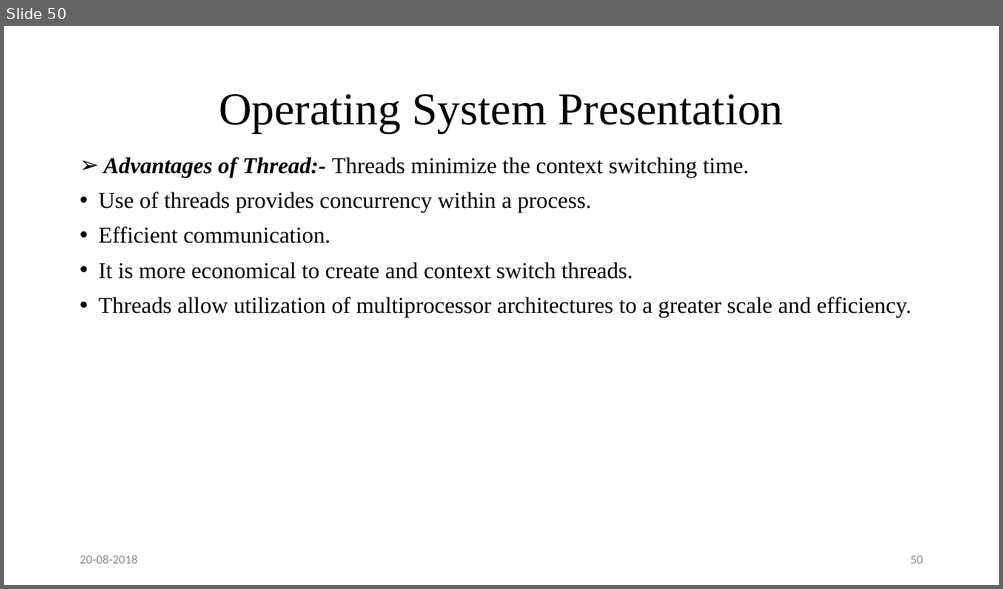
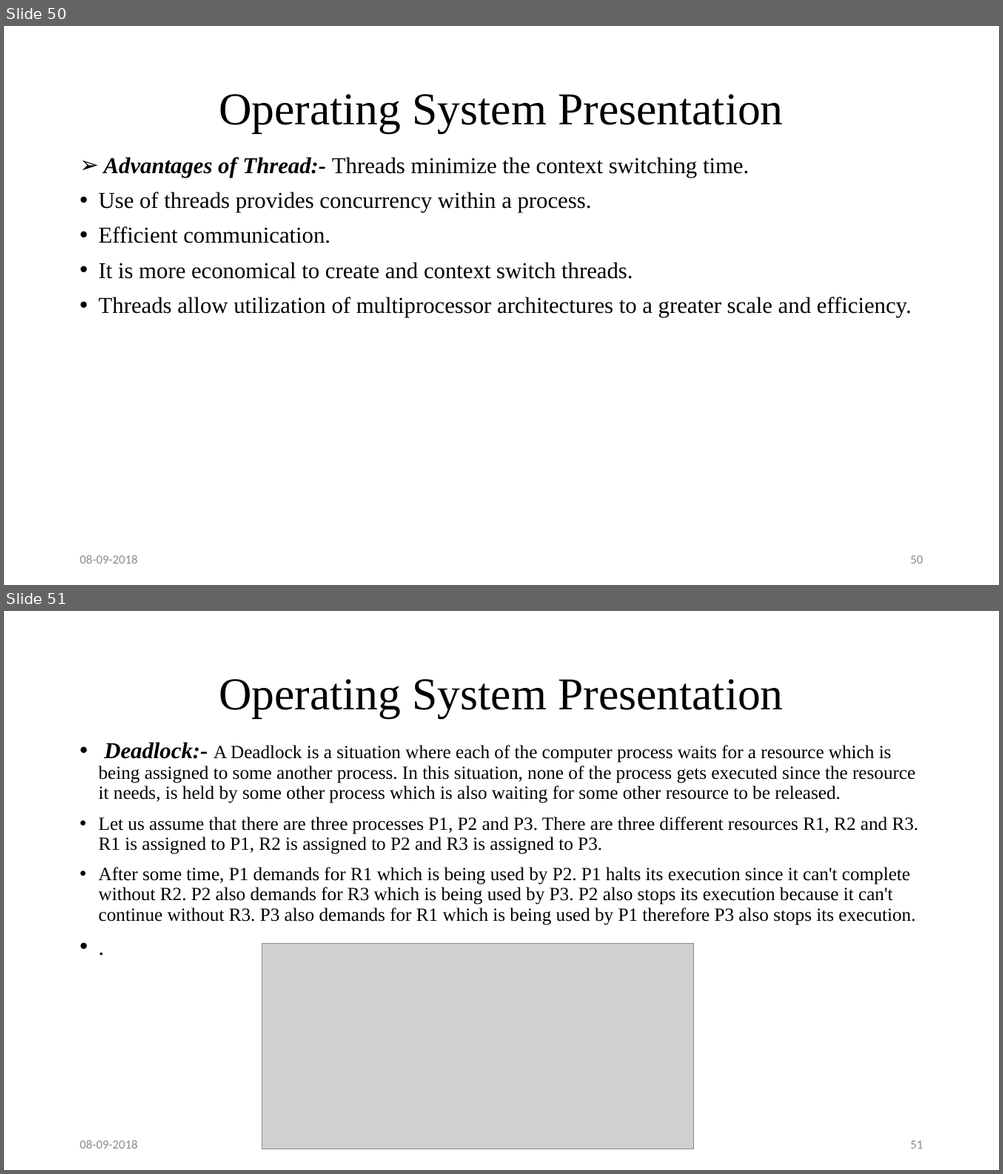
Before and after one commit to sumonkarmakar/Presentation, a slide deck: Operating System Presentation.pptx. Shown one above the other, each under a label of ours: slide 50 before the commit, slides 50 and 51 after it. The pictures are 1003x589 and 1003x1174 pixels, drawn with LibreOffice and Linux fonts; fonts in the diff are those of the drawing; grey boxes stand for pictures. Boxes give left, top, right and bottom in pixels: in the first picture for what was removed or moved away, otherwise in the second. Text is boxed around its words. In the diff, an @@ line names an element or a change of style, - is before the commit and + after.

```diff
--- a/Operating System Presentation.pptx
+++ b/Operating System Presentation.pptx
@@ slide 51 added at [4,611,999,1170], background #FFFFFF @@
@@ title added at [219,679,782,718], 44 pt, text #000000 @@
+Operating System Presentation
@@ text added at [99,742,919,925], 18 pt, text #000000 @@
+• Deadlock:- A Deadlock is a situation where each of the computer process waits for a resource which is being assigned to some another process. In this situation, none of the process gets executed since the resource it needs, is held by some other process which is also waiting for some other resource to be released.
+• Let us assume that there are three processes P1, P2 and P3. There are three different resources R1, R2 and R3. R1 is assigned to P1, R2 is assigned to P2 and R3 is assigned to P3.
+• After some time, P1 demands for R1 which is being used by P2. P1 halts its execution since it can't complete without R2. P2 also demands for R3 which is being used by P3. P2 also stops its execution because it can't continue without R3. P3 also demands for R1 which is being used by P1 therefore P3 also stops its execution.
+• .
@@ picture added at [262,944,694,1150] @@
@@ text added at [79,1140,137,1149], 12 pt, text #8C8C8C @@
+08-09-2018
@@ page number added at [910,1141,922,1149], 12 pt, text #8C8C8C @@
+51
@@ slide 50 changed as well @@
@@ text at [79,555,137,564]: text changed @@
-20-08-2018
+08-09-2018
```
Also in this commit, not shown: 50 other slides changed, 85 other slides added.
